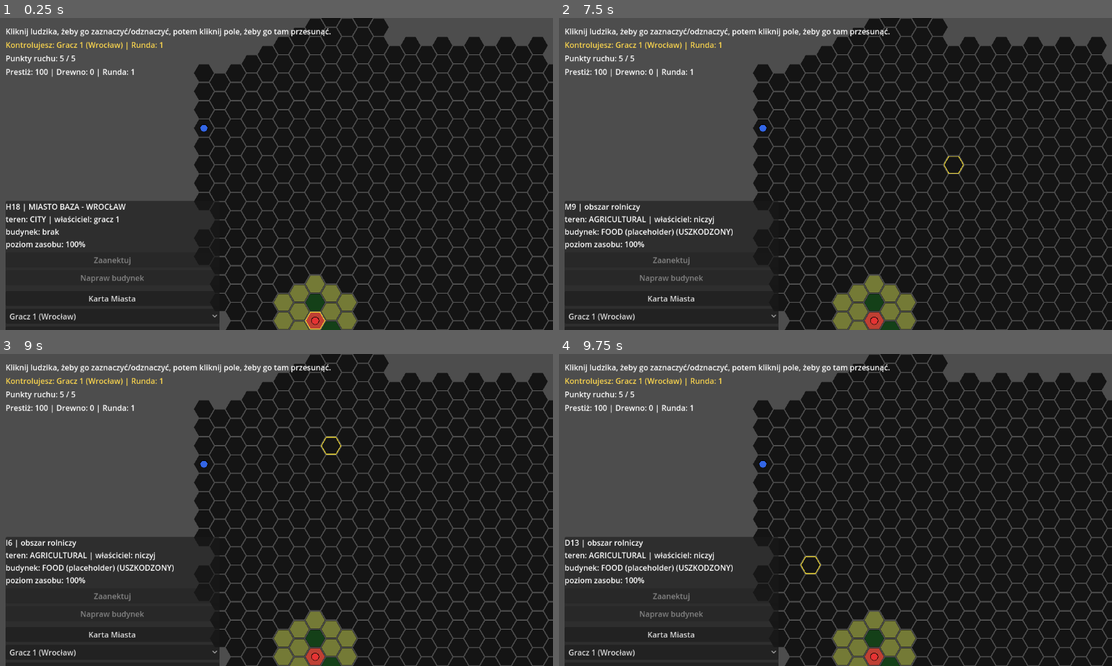
Above: before the commit, frames 1-4 (two rows, left to right).
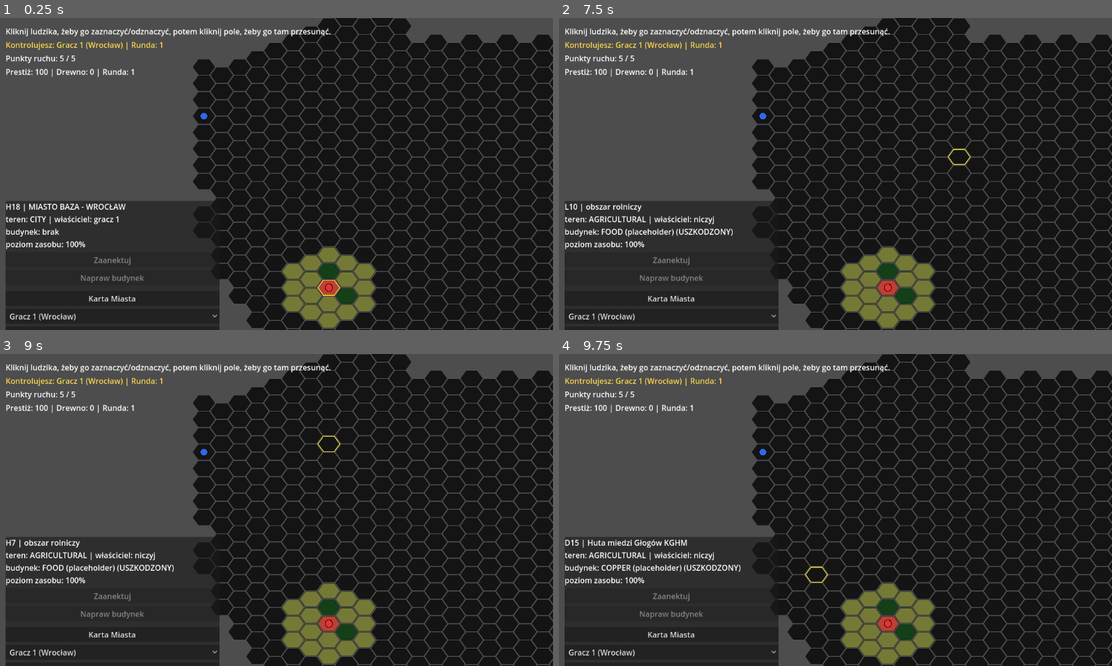
Above: after the commit, the same moments.

Repository: 7ymke/Hex-game
Game: Godot game, scene res://scenes/main.tscn
Same seed, same stepped clock (60 frames per second), same inputs: the game is played once before the commit and once after it.
Inputs (mouse positions are in pixels of both pictures, inside the frame that each line leads up to):
- Up to frame 1 (0.25 s): no input
- Up to frame 2 (7.5 s): click "Karta Miasta" at 0.5 s; click "Gracz 1 (Wrocław)" at 1.25 s; click "Zamknij" at 2 s; click "Karta Miasta" at 2.75 s; click "Gracz 1 (Wrocław)" at 3.5 s; click "Zamknij" at 4.25 s; click "Karta Miasta" at 5 s; click "Gracz 1 (Wrocław)" at 5.75 s; click "Zamknij" at 6.5 s; tap Enter at 7.25 s; move the mouse to (957, 158) at 7.27 s; click (957, 158) at 7.42 s
- Up to frame 3 (9 s): tap Space at 8 s; drag from (165, 525) to (248, 572) at 8.02 s; tap Enter at 8.75 s; move the mouse to (331, 441) at 8.77 s; click (331, 441) at 8.92 s
- Up to frame 4 (9.75 s): tap Space at 9.5 s; drag from (807, 572) to (669, 463) at 9.52 s

The runs differ from the first frame. In frame 1, 17% of the frame differs, in the area x 34-100%, y 0-100%; in frame 2, 17%; in frame 3, 17%; in frame 4, 17%, in the area x 2-100%, y 0-100%.

Commit message:
Dodaj korektę proporcji siatki do kształtu prawdziwej mapy Polski
Siatka heksów była idealnie regularna (matematyka oparta wyłącznie na
literze/numerze ID, ignorująca zapisane lat/lon). Dodano globalną korektę
proporcji X/Y w hex_grid_utils.gd (GEO_SCALE_X/Y), wyliczoną jednorazowo
metodą najmniejszych kwadratów - dopasowanie pozycji siatki do
rzeczywistych współrzędnych (lon*cos(52°N), -lat) wszystkich 496 heksów
z map_data.json.

Dwa złożone efekty: (1) krzywizna Ziemi - na szerokości Polski stopień
długości geograficznej to fizycznie mniej km niż stopień szerokości,
standardowa projekcja równoodległościowa; (2) ręcznie rozstawiana siatka
KML nie odpowiadała 1:1 rzeczywistym odległościom nawet po korekcie (1).
Dopasowanie wyszło praktycznie czystym skalowaniem osi (błąd ~0,9%
przekątnej mapy) - wystarczyła prosta anizotropowa zmiana skali zamiast
pełnej macierzy afinicznej.

Transformacja stosowana identycznie do środków heksów (axial_to_pixel) i
wierzchołków (hex_corners), więc siatka nadal idealnie się kafelkuje -
heksy są tylko "rozciągnięte", nie porozsuwane. Odwrotność w
_pixel_to_axial_raw (klikanie w mapę) zweryfikowana round-trip na
wszystkich 496 heksach - zero błędów. Zaktualizowano też README o opis
efektu i o to, że koszt ścieżki w AStar2D ma teraz niewielką (~20%)
zależność kierunkową (nie wpływa na faktyczny koszt MP, tylko na wybór
trasy przy remisie).

Co-Authored-By: Claude Sonnet 5 <noreply@anthropic.com>
Claude-Session: https://claude.ai/code/session_01SiqRxa1bs6Fm63c4EhJD3q

Diff:
--- a/godot_project/scripts/hex_grid_utils.gd
+++ b/godot_project/scripts/hex_grid_utils.gd
@@ -2,8 +2,8 @@
 extends RefCounted
 ## Matematyka siatki heksagonalnej "flat-top", układ współrzędnych OFFSET
 ## "even-q" (parzyste kolumny przesunięte w dół o pół heksa - czyli kolejna
-## litera w tym samym numerze wiersza renderuje się NIŻEJ, np. H14 leży nad
-## G14, tak jak sobie tego życzono).
+## litera w tym samym numerze wiersza renderuje się NIŻEJ, np. H18 leży nad
+## G18, tak jak sobie tego życzono).
 ##
 ## Uwaga: pola HexData.axial_q / HexData.axial_r nazywają się "axial" ze
 ## względów historycznych (Faza 0), ale w praktyce są to współrzędne OFFSET
@@ -18,6 +18,32 @@
 
 const SQRT3 = 1.7320508075688772
 
+## Korekta proporcji "zakrzywienia" - żeby siatka miała te same proporcje co
+## prawdziwa mapa Polski w Google Earth, zamiast być idealnym, regularnym
+## polem heksów. Dwa nakładające się efekty złożone w jedną poprawkę:
+##
+## 1. Krzywizna Ziemi: na szerokości geograficznej Polski (~52°N) jeden
+##    stopień długości geograficznej to fizycznie mniej kilometrów niż jeden
+##    stopień szerokości (cos(52°) ≈ 0,61) - klasyczna projekcja
+##    równoodległościowa (sekcja 10 GDD) kompensuje to mnożąc różnicę
+##    długości geograficznej przez cos(średniej szerokości).
+## 2. Siatka litera/numer z KML była ręcznie rozstawiana w Google Earth, więc
+##    jej rozstaw wierszy/kolumn nie odpowiada 1:1 rzeczywistym odległościom
+##    geograficznym nawet po korekcie z punktu 1.
+##
+## GEO_SCALE_X / GEO_SCALE_Y to wynik dopasowania metodą najmniejszych
+## kwadratów (regresja liniowa bez wyrazu wolnego, na wszystkich 496 heksach
+## `data/map_data.json`) pozycji siatki (axial_to_pixel przy size=1) do
+## rzeczywistych współrzędnych (lon*cos(52°), -lat). Dopasowanie wyszło
+## praktycznie czystym skalowaniem osi (człony ścinające pomijalnie małe -
+## średni błąd dopasowania to ~0,9% przekątnej mapy), więc wystarczy prosta
+## anizotropowa zmiana skali X/Y zamiast pełnej macierzy afinicznej. Iloczyn
+## GEO_SCALE_X * GEO_SCALE_Y = 1, żeby zachować mniej więcej ten sam
+## całkowity rozmiar mapy w pikselach (i dotychczasowe ustawienia kamery/
+## prędkości ruchu) - to czysta korekta KSZTAŁTU, nie skali.
+const GEO_SCALE_X = 1.122525
+const GEO_SCALE_Y = 0.890849
+
 
 static func offset_to_axial(col: int, row: int) -> Vector2i:
 	var r = row - int(floor(float(col + (col & 1)) / 2.0))
@@ -30,8 +56,8 @@
 
 
 static func axial_to_pixel(q: int, r: int, size: float) -> Vector2:
-	var x = size * 1.5 * q
-	var y = size * SQRT3 * (r + q / 2.0)
+	var x = size * 1.5 * q * GEO_SCALE_X
+	var y = size * SQRT3 * (r + q / 2.0) * GEO_SCALE_Y
 	return Vector2(x, y)
 
 
@@ -40,9 +66,12 @@
 	return axial_to_pixel(axial.x, axial.y, size)
 
 
+## Odwraca korektę proporcji (GEO_SCALE_X/Y) PRZED standardową matematyką
+## piksel->axial poniżej, która zakłada regularną (nie "zakrzywioną") siatkę.
 static func _pixel_to_axial_raw(pixel: Vector2, size: float) -> Vector2:
-	var q = (2.0 / 3.0 * pixel.x) / size
-	var r = (-1.0 / 3.0 * pixel.x + SQRT3 / 3.0 * pixel.y) / size
+	var unscaled = Vector2(pixel.x / GEO_SCALE_X, pixel.y / GEO_SCALE_Y)
+	var q = (2.0 / 3.0 * unscaled.x) / size
+	var r = (-1.0 / 3.0 * unscaled.x + SQRT3 / 3.0 * unscaled.y) / size
 	return Vector2(q, r)
 
 
@@ -77,12 +106,16 @@
 
 
 ## Sześć narożników heksa "flat-top" o środku `center` i promieniu `size`.
+## Wierzchołki skalowane tym samym GEO_SCALE_X/Y co pozycje środków (wyżej),
+## żeby heksy pozostały idealnie do siebie przylegające (kafelkowanie) mimo
+## że wizualnie są lekko "rozciągnięte" zgodnie z korektą proporcji mapy.
 static func hex_corners(center: Vector2, size: float) -> PackedVector2Array:
 	var points = PackedVector2Array()
 	for i in range(6):
 		var angle_deg = 60.0 * i
 		var angle_rad = deg_to_rad(angle_deg)
-		points.append(center + Vector2(size * cos(angle_rad), size * sin(angle_rad)))
+		var offset = Vector2(size * cos(angle_rad) * GEO_SCALE_X, size * sin(angle_rad) * GEO_SCALE_Y)
+		points.append(center + offset)
 	return points
 
 
Not shown, changed: godot_project/README.md
